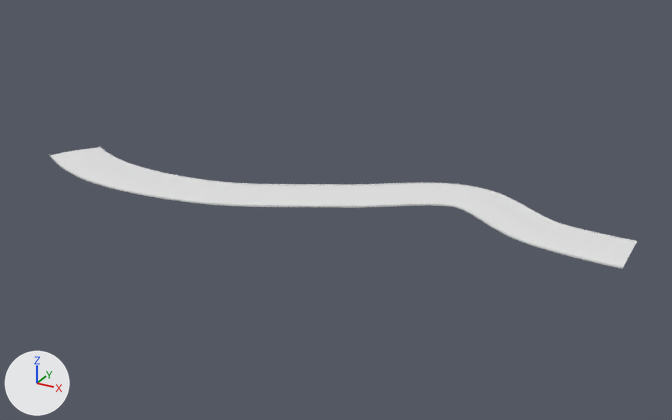
A saved change to the glTF model public/assets/gen3/models/track-03.glb.
Camera for both pictures: a 50 mm camera at (587.0, -915.0, 217.0) aimed at (343.0, -472.0, -4.0). The lights are fixed; the arrows at lower left show +X, +Y and +Z. The picture after the commit comes second. Vertices at exactly the same position are counted once.

In view in the first picture: 'track-03'.
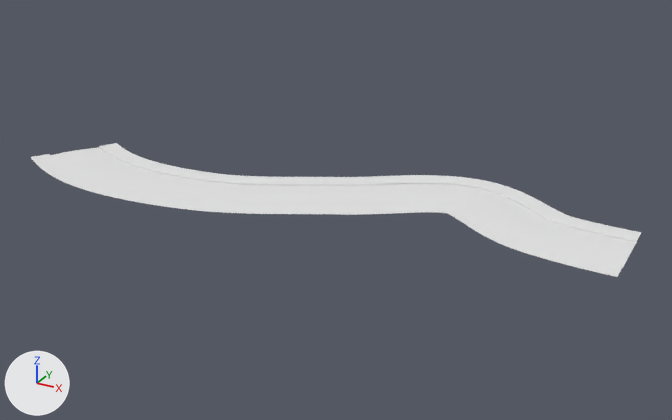
Location of each change, [x1, y1, x2, y2] in pixels of the pictures (672 x 420 px):
'track-03', reshaped (9% taller): before [49, 146, 637, 269]; after [31, 143, 641, 277]
part 1 of me_track_03, added: after [31, 143, 641, 277]

The edits, one by one:
me_track_03 is used by ob_track_03; location (0.0, 0.0, 0.0).
me_track_03 had 1274 vertices, 2328 faces and spanned x 144.0..514.0, y -526.0..-426.0, z 4.0..8.0.
me_track_03 now has 1470 vertices, 2716 faces and spans x 137.0..514.0, y -538.0..-414.0, z 4.0..8.0.
Part 1, on me_track_03:
59 vertices are added at x 137.0..469.0, y -538.0..-414.0, z 5.0..8.0.
14 new vertices lie (5.0, -11.0, 0.0) away from vertices in x 241.0..406.0, y -526.0..-459.0, z 6.0..8.0.
12 new vertices lie (-5.0, 11.0, 0.0) away from vertices in x 258.0..392.0, y -491.0..-430.0, z 6.0..8.0.
11 new vertices lie (0.0, 12.0, 0.0) away from vertices in x 204.0..513.0, y -493.0..-426.0, z 5.0..8.0.
11 new vertices lie (6.0, -11.0, 0.0) away from vertices in x 245.0..395.0, y -526.0..-464.0, z 6.0..8.0.
10 new vertices lie (-1.0, -12.0, 0.0) away from vertices in x 159.0..501.0, y -526.0..-458.0, z 5.0..8.0.
10 new vertices lie (2.0, 12.0, 0.0) away from vertices in x 178.0..487.0, y -491.0..-427.0, z 5.0..8.0.
8 new vertices lie (0.0, -12.0, 0.0) away from vertices in x 163.0..514.0, y -526.0..-490.0, z 5.0..8.0.
8 new vertices lie (1.0, 12.0, 0.0) away from vertices in x 218.0..502.0, y -492.0..-454.0, z 5.0..8.0.
8 new vertices lie (-2.0, -12.0, 0.0) away from vertices in x 197.0..484.0, y -525.0..-458.0, z 5.0..8.0.
8 new vertices lie (3.0, 12.0, 0.0) away from vertices in x 168.0..473.0, y -490.0..-442.0, z 5.0..8.0.
7 new vertices lie (-3.0, -12.0, 0.0) away from vertices in x 188.0..461.0, y -522.0..-459.0, z 5.0..8.0.
7 new vertices lie (-10.0, 8.0, 0.0) away from vertices in x 358.0..387.0, y -450.0..-432.0, z 7.0..8.0.
6 new vertices lie (4.0, 12.0, 0.0) away from vertices in x 191.0..460.0, y -488.0..-444.0, z 5.0..8.0.
6 new vertices lie (10.0, -8.0, 0.0) away from vertices in x 356.0..385.0, y -488.0..-470.0, z 7.0.
6 new vertices lie (-6.0, 11.0, 0.0) away from vertices in x 266.0..351.0, y -490.0..-454.0, z 6.0..7.0.
5 new vertices lie (-5.0, 12.0, 0.0) away from vertices in x 251.0..293.0, y -492.0..-483.0, z 6.0.
388 new faces join them.
